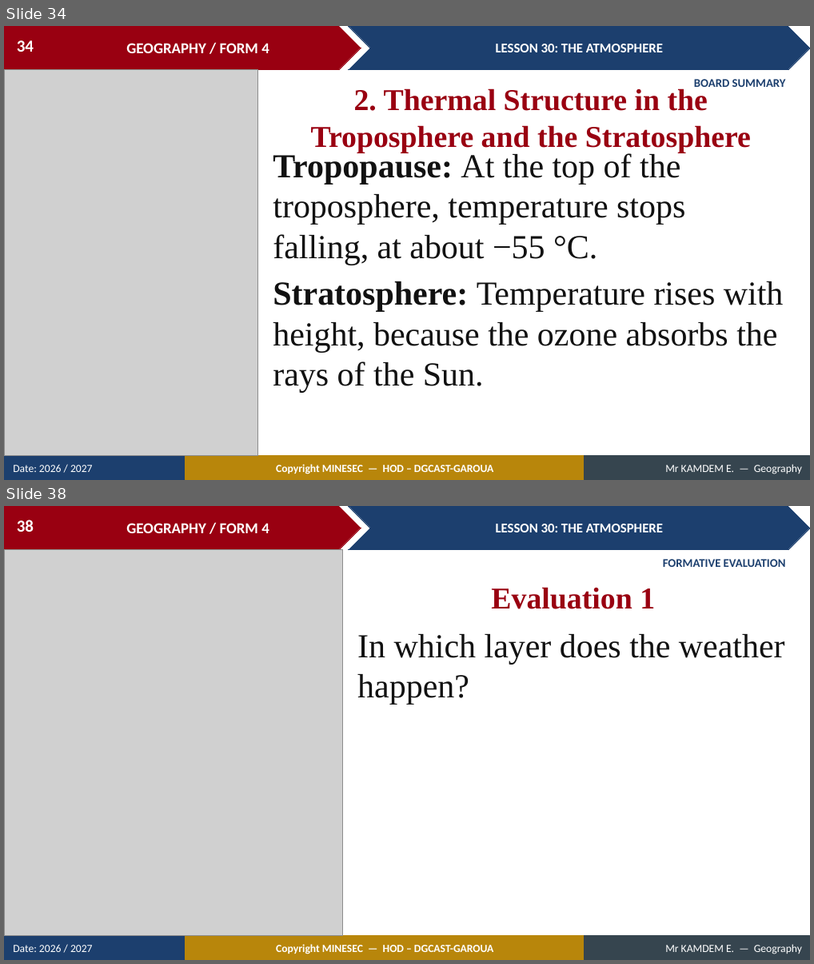
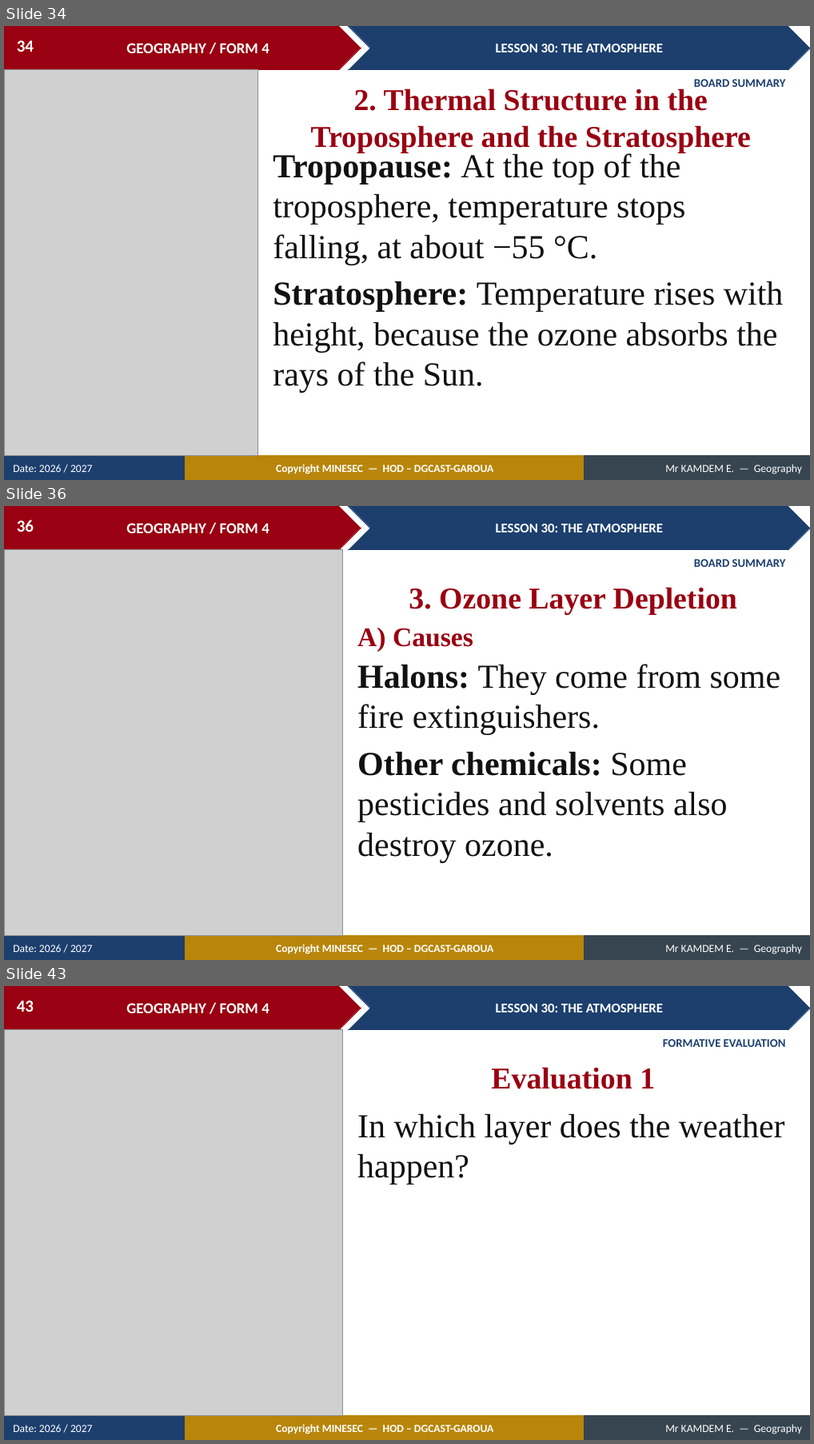
Before and after one commit to Berthautk/linea-github, a slide deck: lecons/F3/34_FORM4_LESSON30_The_Atmosphere.pptx. Shown one above the other, each under a label of ours: slides 34 and 38 before the commit, slides 34, 36 and 43 after it; the slides between them are not shown. The pictures are 814x964 and 814x1444 pixels, drawn with LibreOffice and Linux fonts; fonts in the diff are those of the drawing; grey boxes stand for pictures. Boxes give left, top, right and bottom in pixels: in the first picture for what was removed or moved away, otherwise in the second. Text is boxed around its words. In the diff, an @@ line names an element or a change of style, - is before the commit and + after.

```diff
--- a/lecons/F3/34_FORM4_LESSON30_The_Atmosphere.pptx
+++ b/lecons/F3/34_FORM4_LESSON30_The_Atmosphere.pptx
@@ slide 36 added at (4,506,810,960), background #FFFFFF; not listed: 9 template elements that a slide beside it also shows @@
@@ page number added at (17,520,34,532), 20 pt, text #FFFFFF, bold @@
+36
@@ picture added at (4,549,342,936) @@
@@ text added at (694,559,786,567), 14 pt, text #1C3F6E, bold @@
+BOARD SUMMARY
@@ text added at (409,587,738,615), 36 pt, text #990011, bold @@
+3. Ozone Layer Depletion
@@ text added at (358,628,474,652), 32 pt, text #990011, bold @@
+A) Causes
@@ text added at (358,664,782,862), 40 pt, text #111111 @@
+Halons: They come from some fire extinguishers.
+Other chemicals: Some pesticides and solvents also destroy ozone.
@@ what was slide 38 is now slide 43 @@
@@ page number at (17,1000,34,1012): text changed @@
-38
+43
```
Also in this commit, not shown: 4 slides changed, 4 other slides added, 3 other files.
